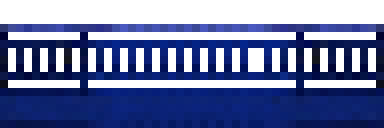
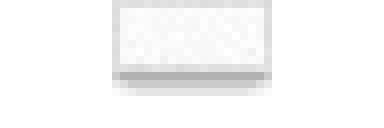
Layer changes from the first 384 x 128 image to the second:
hid group "그룹 1" (5 layers) over [0, 0, 384, 128]
added group "Building0_Railing" (1st of 2) with 5 layers above "Building0_Railing" over [0, 0, 384, 128]
added layer "레이어 13" (10%) in group "Building0_Railing" over [112, 88, 272, 96]
added layer "레이어 14" (20%) in group "Building0_Railing" over [112, 80, 272, 88]
added layer "레이어 12" (30%) in group "Building0_Railing" over [112, 72, 272, 80]
added layer "DriveWay" (2nd of 2, in "Building0_Railing") (10%) in group "Building0_Railing" over [0, 0, 384, 128]
added layer "레이어 11" in group "Building0_Railing" over [112, 0, 272, 72]
